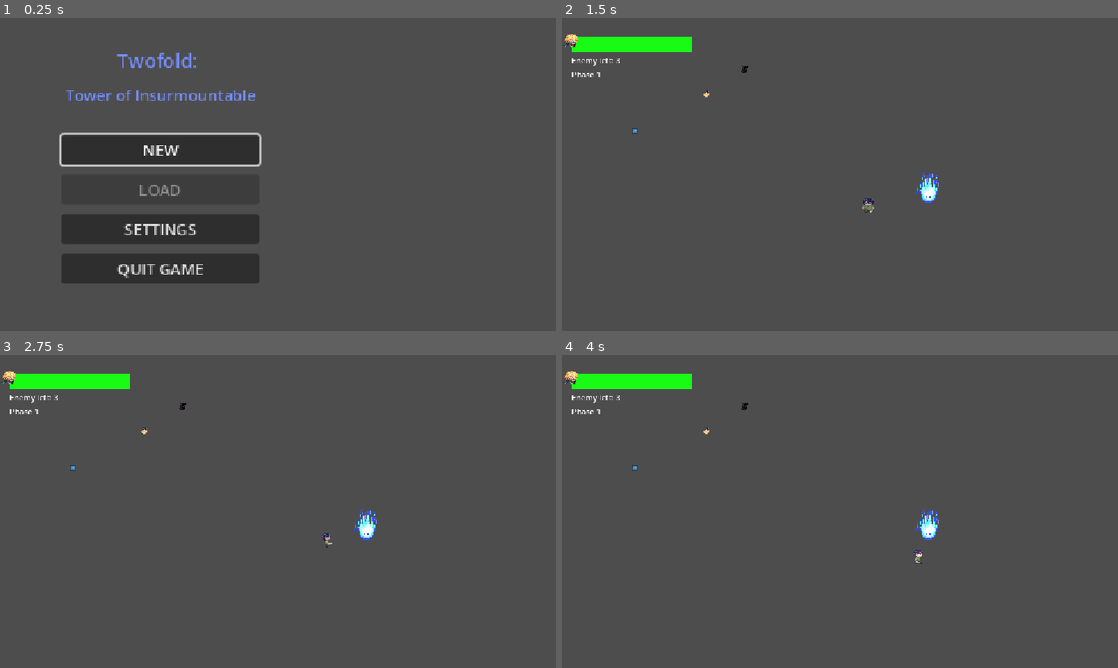
Above: before the commit, frames 1-4 (two rows, left to right).
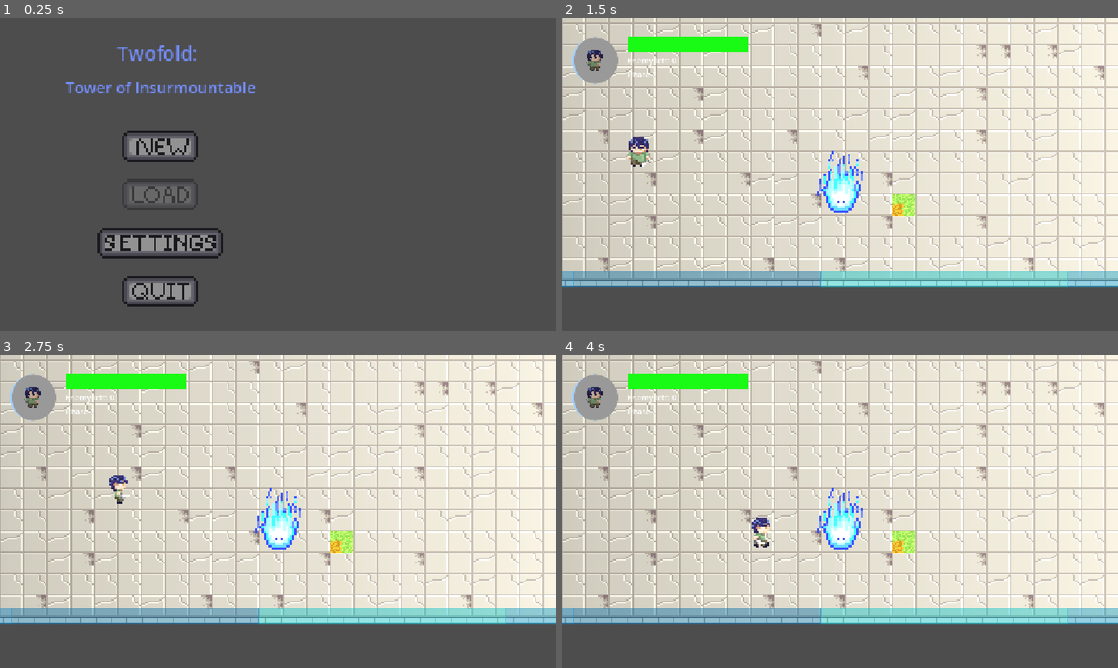
Above: after the commit, the same moments.

Repository: PisangRebus-cmyk/LELE-ZERO-PROJECT
Game: Godot game, scene res://Scene/StartMenu.tscn
Same seed, same stepped clock (60 frames per second), same inputs: the game is played once before the commit and once after it. The engine's default icon, where the game draws it, is replaced by a stand-in: a white triangle on a blue panel in a dark square.
Inputs (mouse positions are in pixels of both pictures, inside the frame that each line leads up to; where the layout moved, square brackets give the same spot in the first picture):
- Up to frame 1 (0.25 s): no input
- Up to frame 2 (1.5 s): click (723, 243) [723, 227] at 0.5 s; click (723, 146) [723, 149] at 1.25 s
- Up to frame 3 (2.75 s): tap Enter (ui_accept) at 2, 2.27 s; move the mouse to (400, 495) at 2.02 s; press the mouse at (400, 495) at 2.03 s; hold D (walk_right) from 2.03 s (still down)
- Up to frame 4 (4 s): move the mouse to (728, 527) at 2.77 s; release D (walk_right) at 2.78 s; release the mouse at (728, 527) at 2.78 s; hold S (walk_down) 2.78-3.53 s; click (728, 527) at 2.85 s; tap Enter (ui_accept) at 3.02 s; move the mouse to (895, 442) at 3.52 s; press the mouse at (895, 442) at 3.53 s; hold D (walk_right) from 3.53 s (still down); tap Shift (dodge) at 3.6 s

The runs differ from the first frame. In frame 1, 13% of the frame differs, in the area x 10-48%, y 8-93%; in frame 2, 85%, in the area x 0-100%, y 0-86%; in frame 3, 85%; in frame 4, 85%.

Commit message:
UI update
start menu n info bar

Diff:
--- a/lele-zero-sigma/Scene/Player2.tscn
+++ b/lele-zero-sigma/Scene/Player2.tscn
@@ -94,6 +94,7 @@
 position = Vector2(1, 12)
 scale = Vector2(2.2800002, 2.56)
 sprite_frames = SubResource("SpriteFrames_fwuf6")
+animation = &"player_walkleft"
 
 [node name="PointLight2D" type="PointLight2D" parent="." unique_id=806515290]
 position = Vector2(0, 9.999999)
--- a/lele-zero-sigma/Scene/StartMenu.tscn
+++ b/lele-zero-sigma/Scene/StartMenu.tscn
@@ -1,6 +1,26 @@
 [gd_scene format=3 uid="uid://bjb5hbtxvrble"]
 
 [ext_resource type="Script" uid="uid://ct4jbg33fjacj" path="res://Script/start_menu.gd" id="1_y846o"]
+[ext_resource type="Texture2D" uid="uid://dxb58vxlvjuqi" path="res://Assets/Sprites/UI_UX/UX-8.png.png" id="2_7dlpr"]
+[ext_resource type="Texture2D" uid="uid://siwn6sobx85o" path="res://Assets/Sprites/UI_UX/UX-11.png.png" id="3_load"]
+[ext_resource type="Texture2D" uid="uid://4ehpg0cydc8m" path="res://Assets/Sprites/UI_UX/UX-10.png.png" id="4_setting"]
+[ext_resource type="Texture2D" uid="uid://i2rnl6ao6g05" path="res://Assets/Sprites/UI_UX/UX-9.png.png" id="5_quit"]
+
+[sub_resource type="AtlasTexture" id="AtlasTexture_new"]
+atlas = ExtResource("2_7dlpr")
+region = Rect2(9, 16, 32, 13)
+
+[sub_resource type="AtlasTexture" id="AtlasTexture_load"]
+atlas = ExtResource("3_load")
+region = Rect2(9, 16, 32, 13)
+
+[sub_resource type="AtlasTexture" id="AtlasTexture_setting"]
+atlas = ExtResource("4_setting")
+region = Rect2(0, 16, 49, 12)
+
+[sub_resource type="AtlasTexture" id="AtlasTexture_quit"]
+atlas = ExtResource("5_quit")
+region = Rect2(9, 16, 32, 13)
 
 [node name="StartMenu" type="Control" unique_id=1480100945]
 layout_mode = 3
@@ -48,16 +68,31 @@
 layout_mode = 2
 
 [node name="NewButton" type="Button" parent="VBoxContainer" unique_id=1731455861]
+texture_filter = 1
+custom_minimum_size = Vector2(0, 40)
 layout_mode = 2
-text = "NEW"
+icon = SubResource("AtlasTexture_new")
+flat = true
+icon_alignment = 1
+expand_icon = true
 
 [node name="LoadButton" type="Button" parent="VBoxContainer" unique_id=1646749873]
+texture_filter = 1
+custom_minimum_size = Vector2(0, 40)
 layout_mode = 2
-text = "LOAD"
+icon = SubResource("AtlasTexture_load")
+flat = true
+icon_alignment = 1
+expand_icon = true
 
 [node name="SettingButton" type="Button" parent="VBoxContainer" unique_id=971534482]
+texture_filter = 1
+custom_minimum_size = Vector2(0, 40)
 layout_mode = 2
-text = "SETTINGS"
+icon = SubResource("AtlasTexture_setting")
+flat = true
+icon_alignment = 1
+expand_icon = true
 
 [node name="VBoxContainer" type="VBoxContainer" parent="VBoxContainer/SettingButton" unique_id=1881262345]
 layout_mode = 0
@@ -101,5 +136,10 @@
 color = Color(0.0033547431, 0.007517425, 0.00060854293, 0.49803922)
 
 [node name="QuitButton" type="Button" parent="VBoxContainer" unique_id=248145462]
+texture_filter = 1
+custom_minimum_size = Vector2(0, 40)
 layout_mode = 2
-text = "QUIT GAME"
+icon = SubResource("AtlasTexture_quit")
+flat = true
+icon_alignment = 1
+expand_icon = true
--- a/lele-zero-sigma/Scene/UI.tscn
+++ b/lele-zero-sigma/Scene/UI.tscn
@@ -1,7 +1,18 @@
 [gd_scene format=3 uid="uid://c6n0c6niuuyk4"]
 
 [ext_resource type="Script" uid="uid://bgbf6balm5kfv" path="res://Script/ui.gd" id="1_we040"]
-[ext_resource type="Texture2D" uid="uid://yrhbcpbhh0mv" path="res://Assets/Sprites/FuturePrincess_3.png" id="2_ycrtq"]
+[ext_resource type="Texture2D" uid="uid://duwo02yujla7j" path="res://Assets/Sprites/character/attack down/sprite 1-41.png.png" id="2_i3p7b"]
+[ext_resource type="Script" uid="uid://vdfd5y538562" path="res://Script/Enemy_phase.gd" id="2_ycrtq"]
+[ext_resource type="Texture2D" uid="uid://c4vbor04g4c4w" path="res://Assets/Sprites/character/chara 2/New folder (3)/sprite 2-2.png.png" id="3_fau5c"]
+
+[sub_resource type="StyleBoxFlat" id="StyleBoxFlat_jc63w"]
+border_width_left = 5
+border_color = Color(0.64845544, 0.81857574, 0.994834, 1)
+corner_radius_top_left = 48
+corner_radius_top_right = 48
+corner_radius_bottom_right = 48
+corner_radius_bottom_left = 48
+corner_detail = 16
 
 [sub_resource type="StyleBoxFlat" id="StyleBoxFlat_p5viw"]
 
@@ -12,16 +23,44 @@
 
 [node name="UI" type="CanvasLayer" unique_id=1944569366]
 script = ExtResource("1_we040")
+portrait_player1 = ExtResource("2_i3p7b")
+portrait_player2 = ExtResource("3_fau5c")
 
 [node name="Bar Atas" type="MarginContainer" parent="." unique_id=864767141]
-offset_right = 270.0
-offset_bottom = 70.0
+offset_right = 350.0
+offset_bottom = 128.0
 theme_override_constants/margin_left = 20
 theme_override_constants/margin_top = 40
+script = ExtResource("2_ycrtq")
 
 [node name="HBoxContainer" type="HBoxContainer" parent="Bar Atas" unique_id=435764828]
 layout_mode = 2
 theme_override_constants/separation = 20
+
+[node name="Potrait frame" type="Control" parent="Bar Atas/HBoxContainer" unique_id=2001865548]
+custom_minimum_size = Vector2(96, 96)
+layout_mode = 2
+
+[node name="gambar" type="Panel" parent="Bar Atas/HBoxContainer/Potrait frame" unique_id=1879398024]
+clip_children = 2
+layout_mode = 1
+anchors_preset = 15
+anchor_right = 1.0
+anchor_bottom = 1.0
+grow_horizontal = 2
+grow_vertical = 2
+theme_override_styles/panel = SubResource("StyleBoxFlat_jc63w")
+
+[node name="potrait" type="TextureRect" parent="Bar Atas/HBoxContainer/Potrait frame/gambar" unique_id=146674783]
+texture_filter = 1
+layout_mode = 1
+anchors_preset = 15
+anchor_right = 1.0
+anchor_bottom = 1.0
+grow_horizontal = 2
+grow_vertical = 2
+expand_mode = 1
+stretch_mode = 6
 
 [node name="VBox" type="VBoxContainer" parent="Bar Atas/HBoxContainer" unique_id=1357924680]
 layout_mode = 2
@@ -42,10 +81,6 @@
 [node name="PhaseLabel" type="Label" parent="Bar Atas/HBoxContainer/VBox" unique_id=1593574862]
 layout_mode = 2
 text = "Phase 1"
-
-[node name="Sprite2D" type="Sprite2D" parent="Bar Atas/HBoxContainer" unique_id=1762178612]
-scale = Vector2(1, 0.72)
-texture = ExtResource("2_ycrtq")
 
 [node name="Pause Menu" type="Control" parent="." unique_id=945360234]
 layout_mode = 3
--- /dev/null
+++ b/lele-zero-sigma/Scene/save.tscn
@@ -0,0 +1,86 @@
+[gd_scene format=3 uid="uid://gv64v3yvvmux"]
+
+[sub_resource type="GDScript" id="GDScript_nkrli"]
+script/source = "extends Node
+## Autoload \"SaveManager\". Menyimpan scene, posisi player1 dan ghost, serta health (kalau ada).
+## Daftarkan di Project Settings -> Globals -> Autoload dengan nama: SaveManager
+
+const SAVE_PATH := \"user://save.json\"
+
+var pending_data := {}
+
+
+func has_save() -> bool:
+	return FileAccess.file_exists(SAVE_PATH)
+
+
+func save_game() -> bool:
+	# Musuh dan fase pertarungan tidak disimpan, jadi tolak save saat combat berlangsung
+	for node in get_tree().get_nodes_in_group(\"NoContactDamage\"):
+		if node is Combat and node.is_combat:
+			return false
+
+	var data := {\"scene\": get_tree().current_scene.scene_file_path}
+	var player1 := get_tree().get_first_node_in_group(\"Player\") as Node2D
+	var ghost := get_tree().get_first_node_in_group(\"Ghost\") as Node2D
+	if player1:
+		data[\"player1\"] = _snapshot(player1)
+	if ghost:
+		data[\"ghost\"] = _snapshot(ghost)
+
+	var file := FileAccess.open(SAVE_PATH, FileAccess.WRITE)
+	if file == null:
+		push_error(\"SaveManager: gagal menulis save (%s)\" % error_string(FileAccess.get_open_error()))
+		return false
+	file.store_string(JSON.stringify(data))
+	return true
+
+
+func load_game() -> bool:
+	if not has_save():
+		return false
+	var file := FileAccess.open(SAVE_PATH, FileAccess.READ)
+	if file == null:
+		return false
+	var parsed: Variant = JSON.parse_string(file.get_as_text())
+	if typeof(parsed) != TYPE_DICTIONARY or not parsed.has(\"scene\"):
+		push_error(\"SaveManager: file save rusak\")
+		return false
+
+	pending_data = parsed
+	get_tree().change_scene_to_file(pending_data[\"scene\"])
+	# Tunggu scene baru siap (perpindahan scene terjadi setelah frame ini)
+	await get_tree().process_frame
+	await get_tree().process_frame
+	_apply(pending_data)
+	pending_data = {}
+	return true
+
+
+func delete_save() -> void:
+	if has_save():
+		DirAccess.remove_absolute(ProjectSettings.globalize_path(SAVE_PATH))
+
+
+func _snapshot(node: Node2D) -> Dictionary:
+	var d := {\"x\": node.global_position.x, \"y\": node.global_position.y}
+	if \"health\" in node:
+		d[\"health\"] = node.health
+	return d
+
+
+func _apply(data: Dictionary) -> void:
+	_restore(get_tree().get_first_node_in_group(\"Player\"), data.get(\"player1\", {}))
+	_restore(get_tree().get_first_node_in_group(\"Ghost\"), data.get(\"ghost\", {}))
+
+
+func _restore(node: Node, d: Dictionary) -> void:
+	if node == null or d.is_empty():
+		return
+	(node as Node2D).global_position = Vector2(d[\"x\"], d[\"y\"])
+	if d.has(\"health\") and \"health\" in node:
+		node.health = d[\"health\"]
+"
+
+[node name="Node2D" type="Node2D" unique_id=271775958]
+script = SubResource("GDScript_nkrli")
--- /dev/null
+++ b/lele-zero-sigma/Script/Enemy_phase.gd
@@ -0,0 +1,46 @@
+extends Control
+
+@export var enemy_label: Label
+@export var phase_label: Label
+@export var hide_when_idle := false
+
+
+func _ready() -> void:
+	if enemy_label == null or phase_label == null:
+		for child in find_children("*", "Label", true, false):
+			var label := child as Label
+			if enemy_label == null and label.text.begins_with("Enemy"):
+				enemy_label = label
+			elif phase_label == null and label.text.begins_with("Phase"):
+				phase_label = label
+
+	if enemy_label == null or phase_label == null:
+		push_error("Enemy_phase: label Enemy/Phase tidak ditemukan. Isi di Inspector.")
+		set_process(false)
+
+
+func _process(_delta: float) -> void:
+	var combat := _find_active_combat()
+	if combat == null:
+		# Tidak ada pertarungan aktif: teks terakhir dibiarkan (mis. "Phase 2 / 0" setelah selesai)
+		_set_labels_alpha(0.0 if hide_when_idle else 1.0)
+		return
+
+	_set_labels_alpha(1.0)
+	# Combat memasukkan musuh ke grup Phase_1_Enemy / Phase_2_Enemy sesuai fase
+	var enemies := get_tree().get_nodes_in_group("Phase_%d_Enemy" % combat.phase)
+	enemy_label.text = "Enemy left: %d" % enemies.size()
+	phase_label.text = "Phase %d" % combat.phase
+
+
+func _find_active_combat() -> Combat:
+	# Combat menambahkan dirinya ke grup "NoContactDamage" di _ready()
+	for node in get_tree().get_nodes_in_group("NoContactDamage"):
+		if node is Combat and node.is_combat:
+			return node
+	return null
+
+
+func _set_labels_alpha(a: float) -> void:
+	enemy_label.modulate.a = a
+	phase_label.modulate.a = a
--- /dev/null
+++ b/lele-zero-sigma/Script/Save_Manager.gd
@@ -0,0 +1,79 @@
+extends Node
+## Autoload "SaveManager". Menyimpan scene, posisi player1 dan ghost, serta health (kalau ada).
+## Daftarkan di Project Settings -> Globals -> Autoload dengan nama: SaveManager
+
+const SAVE_PATH := "user://save.json"
+
+var pending_data := {}
+
+
+func has_save() -> bool:
+	return FileAccess.file_exists(SAVE_PATH)
+
+
+func save_game() -> bool:
+	# Musuh dan fase pertarungan tidak disimpan, jadi tolak save saat combat berlangsung
+	for node in get_tree().get_nodes_in_group("NoContactDamage"):
+		if node is Combat and node.is_combat:
+			return false
+
+	var data := {"scene": get_tree().current_scene.scene_file_path}
+	var player1 := get_tree().get_first_node_in_group("Player") as Node2D
+	var ghost := get_tree().get_first_node_in_group("Ghost") as Node2D
+	if player1:
+		data["player1"] = _snapshot(player1)
+	if ghost:
+		data["ghost"] = _snapshot(ghost)
+
+	var file := FileAccess.open(SAVE_PATH, FileAccess.WRITE)
+	if file == null:
+		push_error("SaveManager: gagal menulis save (%s)" % error_string(FileAccess.get_open_error()))
+		return false
+	file.store_string(JSON.stringify(data))
+	return true
+
+
+func load_game() -> bool:
+	if not has_save():
+		return false
+	var file := FileAccess.open(SAVE_PATH, FileAccess.READ)
+	if file == null:
+		return false
+	var parsed: Variant = JSON.parse_string(file.get_as_text())
+	if typeof(parsed) != TYPE_DICTIONARY or not parsed.has("scene"):
+		push_error("SaveManager: file save rusak")
+		return false
+
+	pending_data = parsed
+	get_tree().change_scene_to_file(pending_data["scene"])
+	# Tunggu scene baru siap (perpindahan scene terjadi setelah frame ini)
+	await get_tree().process_frame
+	await get_tree().process_frame
+	_apply(pending_data)
+	pending_data = {}
+	return true
+
+
+func delete_save() -> void:
+	if has_save():
+		DirAccess.remove_absolute(ProjectSettings.globalize_path(SAVE_PATH))
+
+
+func _snapshot(node: Node2D) -> Dictionary:
+	var d := {"x": node.global_position.x, "y": node.global_position.y}
+	if "health" in node:
+		d["health"] = node.health
+	return d
+
+
+func _apply(data: Dictionary) -> void:
+	_restore(get_tree().get_first_node_in_group("Player"), data.get("player1", {}))
+	_restore(get_tree().get_first_node_in_group("Ghost"), data.get("ghost", {}))
+
+
+func _restore(node: Node, d: Dictionary) -> void:
+	if node == null or d.is_empty():
+		return
+	(node as Node2D).global_position = Vector2(d["x"], d["y"])
+	if d.has("health") and "health" in node:
+		node.health = d["health"]
--- /dev/null
+++ b/lele-zero-sigma/Script/combat_hud.gd
@@ -0,0 +1,35 @@
+extends Control
+## Menampilkan sisa musuh dan fase dari Combat area yang sedang aktif.
+## Hanya MEMBACA variabel Combat, jadi combat_area.gd tidak perlu diubah.
+
+@export var enemy_label: Label
+@export var phase_label: Label
+## Kalau true, teks disamarkan saat tidak ada pertarungan berlangsung.
+@export var hide_when_idle := false
+
+
+func _process(_delta: float) -> void:
+	var combat := _find_active_combat()
+	if combat == null:
+		# Tidak ada pertarungan aktif: teks terakhir dibiarkan (mis. "Phase 2 / 0" setelah selesai)
+		_set_labels_alpha(0.0 if hide_when_idle else 1.0)
+		return
+
+	_set_labels_alpha(1.0)
+	# Combat memasukkan musuh ke grup Phase_1_Enemy / Phase_2_Enemy sesuai fase
+	var enemies := get_tree().get_nodes_in_group("Phase_%d_Enemy" % combat.phase)
+	enemy_label.text = "Enemy left: %d" % enemies.size()
+	phase_label.text = "Phase %d" % combat.phase
+
+
+func _find_active_combat() -> Combat:
+	# Combat menambahkan dirinya ke grup "NoContactDamage" di _ready()
+	for node in get_tree().get_nodes_in_group("NoContactDamage"):
+		if node is Combat and node.is_combat:
+			return node
+	return null
+
+
+func _set_labels_alpha(a: float) -> void:
+	enemy_label.modulate.a = a
+	phase_label.modulate.a = a
--- a/lele-zero-sigma/Script/player2.gd
+++ b/lele-zero-sigma/Script/player2.gd
@@ -41,7 +41,7 @@
 
 	velocity.x = move_toward(velocity.x, direction.x * SPEED, acceleration * delta)
 	velocity.y = move_toward(velocity.y, direction.y * SPEED, acceleration * delta)
-	#_update_animation(direction)
+	_update_animation(direction)
 	energy = clampf(energy, 0, MAX_ENERGY)
 	#energy += (energy_fill - energy_decay) * delta
 	energy = clampf(energy, 0, MAX_ENERGY)
--- a/lele-zero-sigma/Script/start_menu.gd
+++ b/lele-zero-sigma/Script/start_menu.gd
@@ -1,13 +1,12 @@
 #NOTES
-# butuh scene utama untuk new game
 # butuh path untuk load game
 # sprite untuk masing masing button dan bg
 # full window baru bekerja kalau game udh diexport
 # sinkronisasi setting akan disesuaikan variabel sound dan art
 extends Control
 
-const SceneNewGame := "res://Scene/Prototipe.tscn"
-const SavePath := ""
+const SceneNewGame := "res://Scene/Level_1.tscn"
+const SavePath := "user://save.json"
 
 var _Settings := false
 
@@ -30,7 +29,6 @@
 
 	# Sinkronisasi settings
 	_Setting_visibility(false)
-	New_Button.grab_focus()
 
 	var BusMusik := AudioServer.get_bus_index("Musik")
 	VolumeMusik_Slide.value = db_to_linear(AudioServer.get_bus_volume_db(BusMusik)) * 100.0
--- a/lele-zero-sigma/Script/switch.gd
+++ b/lele-zero-sigma/Script/switch.gd
@@ -38,3 +38,4 @@
 	var cam := target.get_node_or_null("Camera2D") as Camera2D
 	if cam:
 		cam.make_current()
+	get_tree().call_group("UI", "set_portrait", 1 if target == player1 else 2)
--- a/lele-zero-sigma/Script/ui.gd
+++ b/lele-zero-sigma/Script/ui.gd
@@ -14,7 +14,11 @@
 @onready var quit_button: Button = $"Pause Menu/VBoxContainer/QuitButton"
 @onready var retry_button: Button = $GameOver/VBoxContainer/RetryButton
 @onready var go_title_button: Button = $GameOver/VBoxContainer/ReturnTitleButton
-
+@export var portrait_player1: Texture2D
+@export var portrait_player2: Texture2D
+@onready var portrait: TextureRect = $"Bar Atas/HBoxContainer/Potrait frame/gambar/potrait"
+func set_portrait(character_id: int) -> void:
+	portrait.texture = portrait_player1 if character_id == 1 else portrait_player2
 var player: Node = null
 var max_hp: float = 1.0
 var is_game_over := false
@@ -23,7 +27,8 @@
 
 
 func _ready() -> void:
-	add_to_group("UI")   # supaya level bisa memanggil UI lewat group, tanpa path
+	add_to_group("UI")
+	set_portrait(1)
 	process_mode = Node.PROCESS_MODE_ALWAYS
 	pause_menu.hide()
 	game_over.hide()
--- a/lele-zero-sigma/project.godot
+++ b/lele-zero-sigma/project.godot
@@ -14,6 +14,10 @@
 run/main_scene="uid://bjb5hbtxvrble"
 config/features=PackedStringArray("4.7", "Forward Plus")
 config/icon="res://icon.svg"
+
+[autoload]
+
+SaveManager="*uid://dxgs6ue6u06uk"
 
 [display]
 
Binary file added: lele-zero-sigma/Assets/Sprites/UI_UX/UX-1.png.png
Not shown, added: lele-zero-sigma/Assets/Sprites/UI_UX/UX-1.png.png.import
Binary file added: lele-zero-sigma/Assets/Sprites/UI_UX/UX-10.png.png
Not shown, added: lele-zero-sigma/Assets/Sprites/UI_UX/UX-10.png.png.import
Binary file added: lele-zero-sigma/Assets/Sprites/UI_UX/UX-11.png.png
Not shown, added: lele-zero-sigma/Assets/Sprites/UI_UX/UX-11.png.png.import
Binary file added: lele-zero-sigma/Assets/Sprites/UI_UX/UX-2.png.png
Not shown, added: lele-zero-sigma/Assets/Sprites/UI_UX/UX-2.png.png.import
Binary file added: lele-zero-sigma/Assets/Sprites/UI_UX/UX-3.png.png
Not shown, added: lele-zero-sigma/Assets/Sprites/UI_UX/UX-3.png.png.import
Binary file added: lele-zero-sigma/Assets/Sprites/UI_UX/UX-7.png.png
Not shown, added: lele-zero-sigma/Assets/Sprites/UI_UX/UX-7.png.png.import
(and 7 more such lines)
